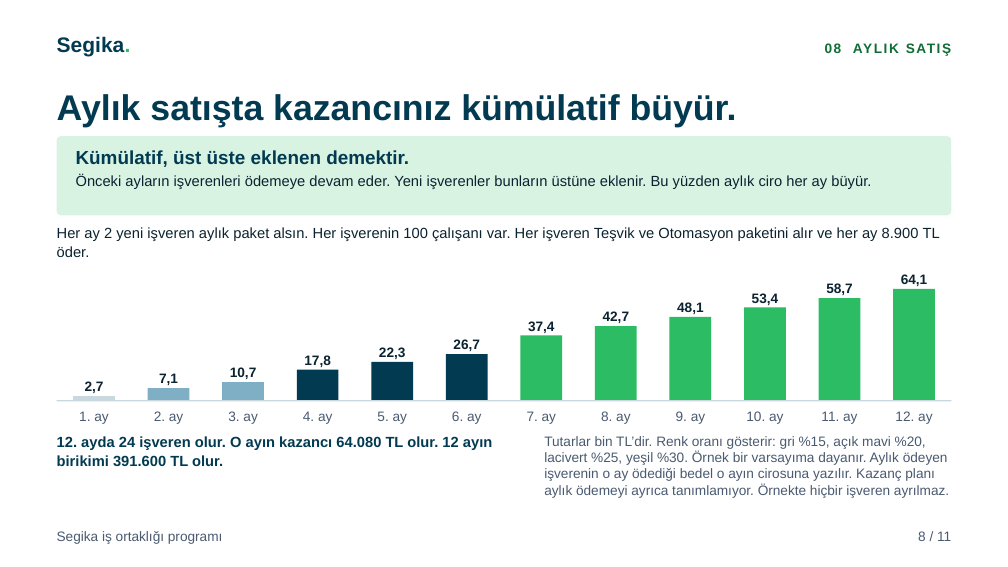
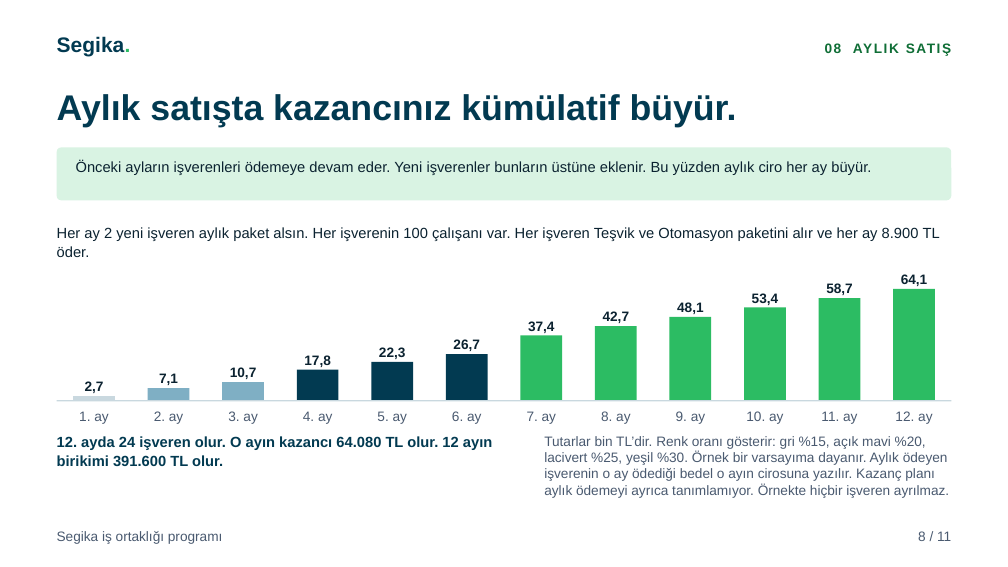
Before and after one commit to karacaismail/19ekim, a slide deck: slide 8 of public/indir/segika/segika-is-ortakligi-sunum.pptx. Drawn at 1008x567 pixels with LibreOffice and Linux fonts; fonts in the diff are those of the drawing. Boxes give left, top, right and bottom in pixels: in the first picture for what was removed or moved away, otherwise in the second. Text is boxed around its words. In the diff, an @@ line names an element or a change of style, - is before the commit and + after.

Commit message:
Segika belgelerinden kümülatif tanım cümlesini kaldır
Kümülatif kelimesinin tanımını veren cümle belgelerden çıktı. Denetim bu cümlenin geri gelmesini engeller.

```diff
--- a/public/indir/segika/segika-is-ortakligi-sunum.pptx
+++ b/public/indir/segika/segika-is-ortakligi-sunum.pptx
@@ rounded rectangle resized from (x1=57, y1=136, x2=951, y2=216) to (x1=57, y1=147, x2=951, y2=200) @@
@@ rounded rectangle at (x1=57, y1=147, x2=951, y2=200): proportions changed @@
@@ text "Önceki ayların işverenleri ödemeye devam ..." moved from (x1=76, y1=174, x2=871, y2=189) to (x1=76, y1=160, x2=871, y2=175) @@
@@ text removed at (x1=76, y1=150, x2=409, y2=167) @@
-Kümülatif, üst üste eklenen demektir.
```
Also in this commit, not shown: 1 other slide changed, 14 other files.
